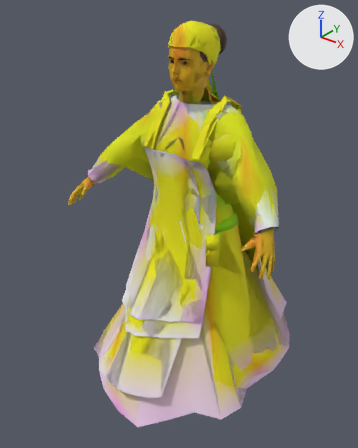
The glTF model chars/real/f_weaver.glb: old version first, new version second.
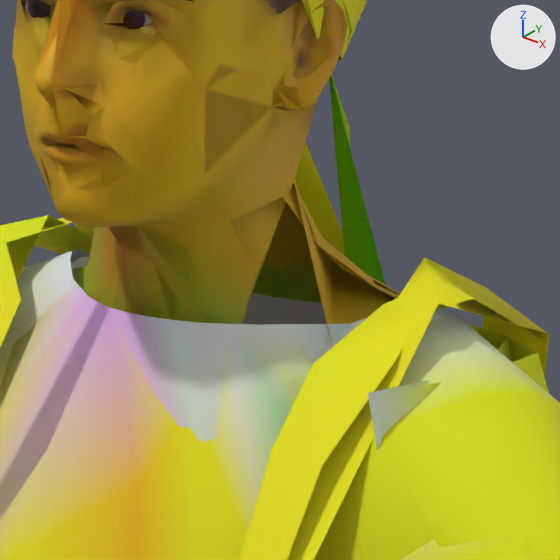
Each version appears first whole from a 50 mm lens placed at (1.123, -1.538, 1.722), pointed at (-0.055, -0.066, 0.809), and next in a close-up on the part from 47% to 68% of the width and 13% to 30% of the height. Arrows for +X, +Y and +Z are at upper right; the lights stay in place. The first two pictures are the older version. Vertices at exactly the same position are counted once.

The first close-up shows 'f_weaver', 'f_weaver@far', 'f_weaver@lod', 'f_weaver@mid', 'w_hat_kerchief@lod', 'w_kirtle', 'w_kirtle@far', 'w_kirtle@mid', 'w_sleeveL', 'w_sleeveR', 'w_straps', 'w_straps@mid' and 14 more.
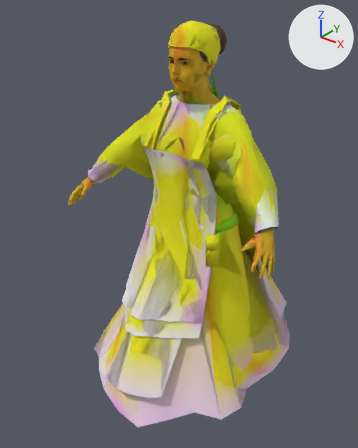
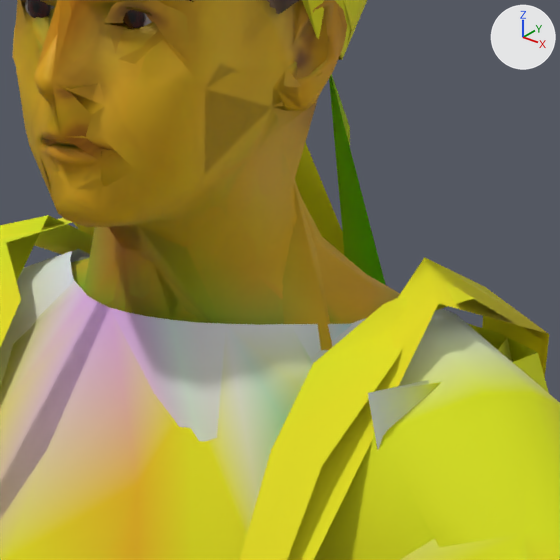
Location of each change, [x1, y1, x2, y2] in pixels of the close-ups (560 x 560 px):
'f_weaver@far', reshaped: before [42, 0, 393, 344]; after [42, 0, 332, 350]
'f_weaver@lod', reshaped: before [31, 0, 397, 324]; after [31, 0, 328, 325]
part 1 of me_base, built on: before [124, 224, 136, 228]; after [71, 196, 400, 324]
part 2 of me_base_mid, built on: after [79, 150, 374, 324]
part 3 of me_base_lod, added (mostly hidden): after [105, 186, 317, 325]
part 4 of me_base_far, built on (yellow): after [282, 185, 332, 350]

What changed in the scene script:
```text
Change me_base:
    used by ob_f_weaver; location = (0.0, 0.0, 0.0)
    remove me_base.from_pydata(...)  # 2178 vertices, 3942 faces; spans x -0.49..0.49, y -0.32..0.08, z 0.0..1.58
    add me_base.from_pydata(...)  # 2214 vertices, 4024 faces; spans x -0.49..0.49, y -0.32..0.08, z 0.0..1.58
    me_base part 1: 2 vertices moved within x -0.01, y -0.1, z 1.37; 36 vertices added at x -0.14..0.14, y -0.08..0.0, z 1.3..1.36
    other edits to the shape of me_base do not show in these pictures
Change me_base_mid:
    used by ob_f_weaver_mid; location = (0.0, 0.0, 0.0)
    remove me_base_mid.from_pydata(...)  # 765 vertices, 1329 faces; spans x -0.49..0.49, y -0.32..0.08, z 0.0..1.58
    add me_base_mid.from_pydata(...)  # 777 vertices, 1352 faces; spans x -0.49..0.49, y -0.32..0.08, z 0.0..1.58
    me_base_mid part 2
    21 faces are deleted
    12 vertices are added at x -0.16..0.14, y -0.07..0.01, z 1.3..1.33
    44 new faces join them
Change me_base_lod:
    used by ob_f_weaver_lod; location = (0.0, 0.0, 0.0)
    remove me_base_lod.from_pydata(...)  # 375 vertices, 613 faces; spans x -0.49..0.49, y -0.32..0.08, z 0.0..1.58
    add me_base_lod.from_pydata(...)  # 381 vertices, 625 faces; spans x -0.49..0.49, y -0.32..0.08, z 0.0..1.58
    me_base_lod part 3
    6 vertices are added at (-0.07, -0.06, 1.31), (-0.13, -0.05, 1.3), (-0.16, -0.02, 1.31), (0.07, -0.06, 1.31), (0.1, -0.06, 1.3), (0.13, -0.05, 1.3)
    12 new faces join them
Change me_base_far:
    used by ob_f_weaver_far; location = (0.0, 0.0, 0.0)
    verts and faces of me_base_far; kept vertices keep their numbers, new ones are numbered from 160
    before: 32 (0.04, -0.144, 1.494), 87 (0.012, -0.14, 1.472) at pixel (103, 23), 95 (0.038, -0.069, 1.312), 97 (0.04, -0.022, 1.386) at pixel (293, 181), 106 (0.041, -0.13, 1.476)
    before: 108 (0.096, -0.058, 1.303)
    remove me_base_far.from_pydata(...)  # 160 vertices, 263 faces; spans x -0.484..0.482, y -0.324..0.073, z 0.207..1.577
    add me_base_far.from_pydata(...)  # 160 vertices, 264 faces; spans x -0.484..0.482, y -0.324..0.073, z 0.207..1.577
    me_base_far part 4
    add delete_faces([(32, 87, 106)])
    add faces += [(95, 108, 97), (32, 106, 87)]
```
